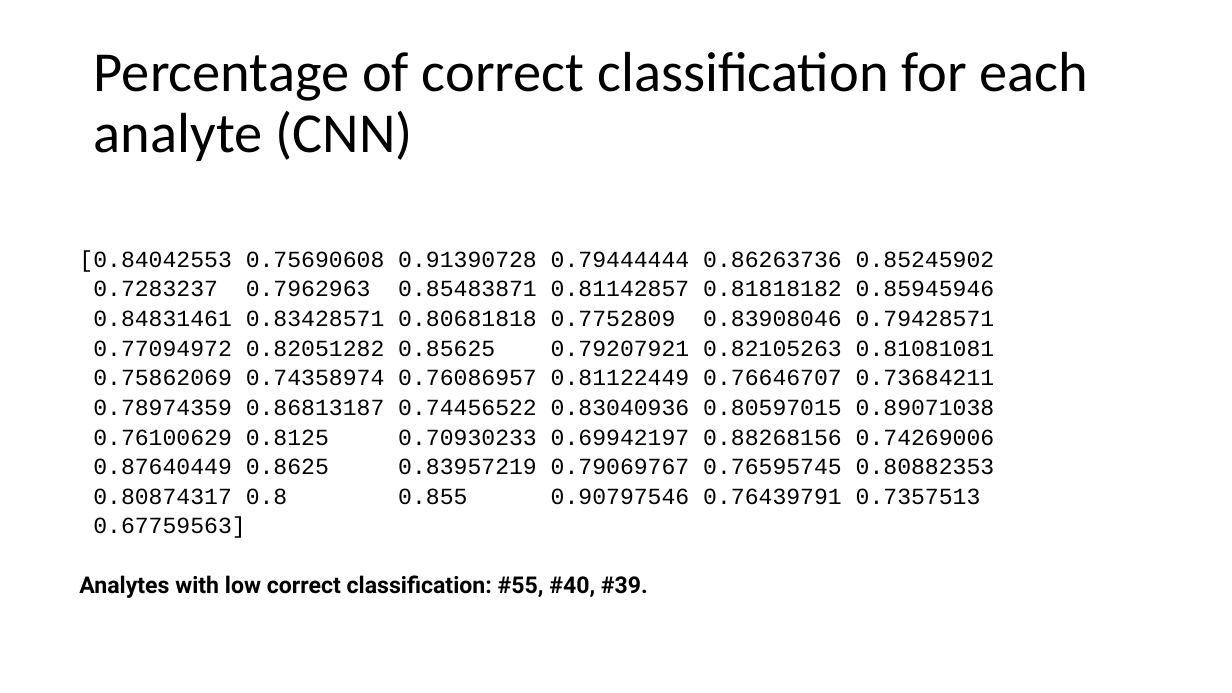
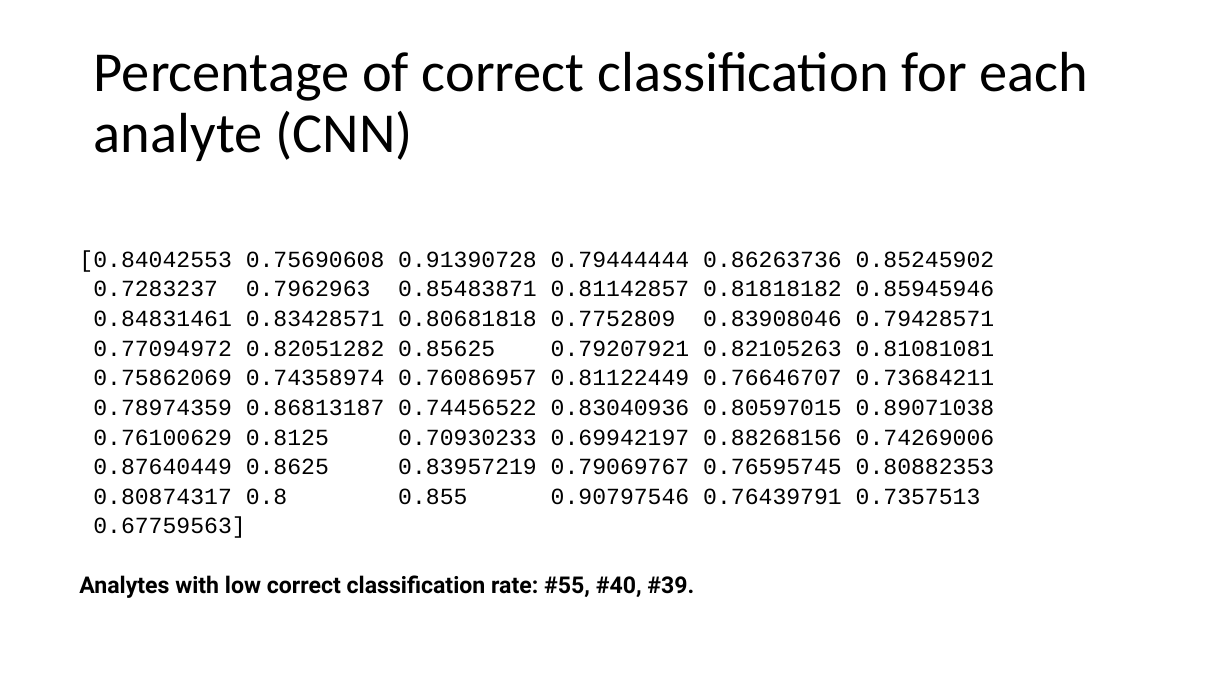
Before and after one commit to eacunafer/analytes, a slide deck: slide 14 of NRL40551.pptx. Drawn at 1232x693 pixels with LibreOffice and Linux fonts; fonts in the diff are those of the drawing. Boxes give left, top, right and bottom in pixels: in the first picture for what was removed or moved away, otherwise in the second. Text is boxed around its words. In the diff, an @@ line names an element or a change of style, - is before the commit and + after.

```diff
--- a/NRL40551.pptx
+++ b/NRL40551.pptx
@@ text at (79, 575, 694, 598): text changed @@
-Analytes with low correct classification: #55, #40, #39.
+Analytes with low correct classification rate: #55, #40, #39.
```
Also in this commit, not shown: 8 other slides changed.
